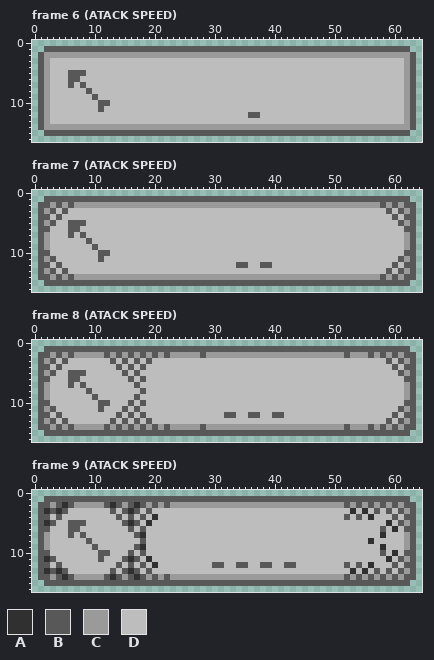
File history of a pixel-art file, assets/Hud/çlateral status.aseprite. That is the earlier state.
65x17 pixels, 20 frames. Shown: frame 6 (ATACK SPEED), frame 7 (ATACK SPEED), frame 8 (ATACK SPEED), frame 9 (ATACK SPEED). The commit also changed other frames, which this record leaves out.
Palette (. is transparent): A #303030  B #585858  C #9a9a9a  D #bdbdbd
And afterwards:
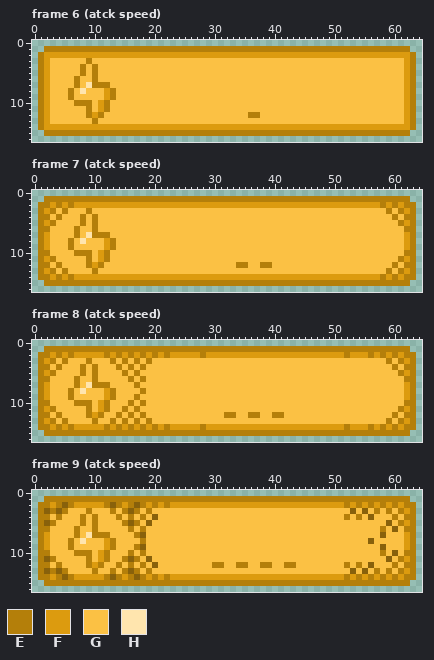
Colours new in this view: E #b47f0a  F #dc9b0f  G #fbc144  H #ffe5ae
Difference:
colour A: #303030 -> #88610b
Changed rows in their new state; - is a pixel that keeps its letter.
Frame 6 (atck speed), layers "Layer 2", "Layer 1":
first column x 1:
 1 -EEEEEEEEEEEEEEEEEEEEEEEEEEEEEEEEEEEEEEEEEEEEEEEEEEEEEEEEEEEEE-
 2 EFFFFFFFFFFFFFFFFFFFFFFFFFFFFFFFFFFFFFFFFFFFFFFFFFFFFFFFFFFFFFE
 3 EFGGGGGGEGGGGGGGGGGGGGGGGGGGGGGGGGGGGGGGGGGGGGGGGGGGGGGGGGGGGFE
 4 EFGGGGGEGEGGGGGGGGGGGGGGGGGGGGGGGGGGGGGGGGGGGGGGGGGGGGGGGGGGGFE
 5 EFGGGGGEGEGGGGGGGGGGGGGGGGGGGGGGGGGGGGGGGGGGGGGGGGGGGGGGGGGGGFE
 6 EFGGGGEGGEGGGGGGGGGGGGGGGGGGGGGGGGGGGGGGGGGGGGGGGGGGGGGGGGGGGFE
 7 EFGGGGEGHEEEGGGGGGGGGGGGGGGGGGGGGGGGGGGGGGGGGGGGGGGGGGGGGGGGGFE
 8 EFGGGEGHGGGFEGGGGGGGGGGGGGGGGGGGGGGGGGGGGGGGGGGGGGGGGGGGGGGGGFE
 9 EFGGGEGGGGGFEGGGGGGGGGGGGGGGGGGGGGGGGGGGGGGGGGGGGGGGGGGGGGGGGFE
10 EFGGGGEEEGFEGGGGGGGGGGGGGGGGGGGGGGGGGGGGGGGGGGGGGGGGGGGGGGGGGFE
11 EFGGGGGGEGFEGGGGGGGGGGGGGGGGGGGGGGGGGGGGGGGGGGGGGGGGGGGGGGGGGFE
12 EFGGGGGGEFEGGGGGGGGGGGGGGGGGGGGGGGGEEGGGGGGGGGGGGGGGGGGGGGGGGFE
13 EFGGGGGGGEGGGGGGGGGGGGGGGGGGGGGGGGGGGGGGGGGGGGGGGGGGGGGGGGGGGFE
14 EFFFFFFFFFFFFFFFFFFFFFFFFFFFFFFFFFFFFFFFFFFFFFFFFFFFFFFFFFFFFFE
15 -EEEEEEEEEEEEEEEEEEEEEEEEEEEEEEEEEEEEEEEEEEEEEEEEEEEEEEEEEEEEE-
Frame 7 (atck speed), layers "Layer 2", "Layer 1":
first column x 1:
 1 -EEEEEEEEEEEEEEEEEEEEEEEEEEEEEEEEEEEEEEEEEEEEEEEEEEEEEEEEEEEEE-
 2 EEFEFEFFFFFFFFFFFFFFFFFFFFFFFFFFFFFFFFFFFFFFFFFFFFFFFFFFFEFEFEE
 3 EFEGEGGGEGGGGGGGGGGGGGGGGGGGGGGGGGGGGGGGGGGGGGGGGGGGGGGGGGEGEFE
 4 EEGEGGGEGEGGGGGGGGGGGGGGGGGGGGGGGGGGGGGGGGGGGGGGGGGGGGGGGGGEGEE
 5 EFEGGGGEGEGGGGGGGGGGGGGGGGGGGGGGGGGGGGGGGGGGGGGGGGGGGGGGGGGGEFE
 6 EEGGGGEGGEGGGGGGGGGGGGGGGGGGGGGGGGGGGGGGGGGGGGGGGGGGGGGGGGGGGEE
 7 EFGGGGEGHEEEGGGGGGGGGGGGGGGGGGGGGGGGGGGGGGGGGGGGGGGGGGGGGGGGGFE
 8 EFGGGEGHGGGFEGGGGGGGGGGGGGGGGGGGGGGGGGGGGGGGGGGGGGGGGGGGGGGGGFE
 9 EFGGGEGGGGGFEGGGGGGGGGGGGGGGGGGGGGGGGGGGGGGGGGGGGGGGGGGGGGGGGFE
10 EEGGGGEEEGFEGGGGGGGGGGGGGGGGGGGGGGGGGGGGGGGGGGGGGGGGGGGGGGGGGEE
11 EFEGGGGGEGFEGGGGGGGGGGGGGGGGGGGGGGGGGGGGGGGGGGGGGGGGGGGGGGGGEFE
12 EEGEGGGGEFEGGGGGGGGGGGGGGGGGGGGGGEEGGEEGGGGGGGGGGGGGGGGGGGGEGEE
13 EFEGEGGGGEGGGGGGGGGGGGGGGGGGGGGGGGGGGGGGGGGGGGGGGGGGGGGGGGEGEFE
14 EEFEFEFFFFFFFFFFFFFFFFFFFFFFFFFFFFFFFFFFFFFFFFFFFFFFFFFFFEFEFEE
15 -EEEEEEEEEEEEEEEEEEEEEEEEEEEEEEEEEEEEEEEEEEEEEEEEEEEEEEEEEEEEE-
Frame 8 (atck speed), layers "Layer 2", "Layer 1":
first column x 1:
 1 -EEEEEEEEEEEEEEEEEEEEEEEEEEEEEEEEEEEEEEEEEEEEEEEEEEEEEEEEEEEEE-
 2 EEFEFEFFFFFEFEFEFEFEFEFFFFFEFFFFFFFFFFFFFFFFFFFFFFFEFFFEFEFEFEE
 3 EFEGEGGGEGGGEGEGEGEGGGGGGGGGGGGGGGGGGGGGGGGGGGGGGGGGGGGGGGEGEFE
 4 EEGEGGGEGEGGGEGEGEGGGGGGGGGGGGGGGGGGGGGGGGGGGGGGGGGGGGGGGGGEGEE
 5 EFEGGGGEGEGGGGEGEGGGGGGGGGGGGGGGGGGGGGGGGGGGGGGGGGGGGGGGGGGGEFE
 6 EEGGGGEGGEGGGGGEGEGGGGGGGGGGGGGGGGGGGGGGGGGGGGGGGGGGGGGGGGGGGEE
 7 EFGGGGEGHEEEGGGGEGGGGGGGGGGGGGGGGGGGGGGGGGGGGGGGGGGGGGGGGGGGGFE
 8 EFGGGEGHGGGFEGGGGEGGGGGGGGGGGGGGGGGGGGGGGGGGGGGGGGGGGGGGGGGGGFE
 9 EFGGGEGGGGGFEGGGEGGGGGGGGGGGGGGGGGGGGGGGGGGGGGGGGGGGGGGGGGGGGFE
10 EEGGGGEEEGFEGGGEGEGGGGGGGGGGGGGGGGGGGGGGGGGGGGGGGGGGGGGGGGGGGEE
11 EFEGGGGGEGFEGGEGEGGGGGGGGGGGGGGGGGGGGGGGGGGGGGGGGGGGGGGGGGGGEFE
12 EEGEGGGGEFEGGEGEGEGGGGGGGGGGGGGEEGGEEGGEEGGGGGGGGGGGGGGGGGGEGEE
13 EFEGEGGGGEGGEGEGEGEGGGGGGGGGGGGGGGGGGGGGGGGGGGGGGGGGGGGGGGEGEFE
14 EEFEFEFFFFFEFEFEFEFEFEFFFFFEFFFFFFFFFFFFFFFFFFFFFFFEFFFEFEFEFEE
15 -EEEEEEEEEEEEEEEEEEEEEEEEEEEEEEEEEEEEEEEEEEEEEEEEEEEEEEEEEEEEE-
Frame 9 (atck speed), layers "Layer 2", "Layer 1":
first column x 1:
 1 -EEEEEEEEEEEEEEEEEEEEEEEEEEEEEEEEEEEEEEEEEEEEEEEEEEEEEEEEEEEEE-
 2 EEFE-EFFFFFE-EFE-EFEFEFFFFFFFFFFFFFFFFFFFFFFFFFFFFFEFEFEFEFEFEE
 3 E-E-EGGGEGGGEGE-EGEGGGGGGGGGGGGGGGGGGGGGGGGGGGGGGGGG-G-GEGEGEFE
 4 EEGEGGGEGEGGGEGEGEG-GGGGGGGGGGGGGGGGGGGGGGGGGGGGGGGEGEG-GGGEGEE
 5 E-EGGGGEGEGGGGE-EG-GGGGGGGGGGGGGGGGGGGGGGGGGGGGGGGGGGGGGGG-GEFE
 6 EEGGGGEGGEGGGGGEGEGGGGGGGGGGGGGGGGGGGGGGGGGGGGGGGGGGGGGGGEG-GEE
 7 EFGGGGEGHEEEGGGGE-GGGGGGGGGGGGGGGGGGGGGGGGGGGGGGGGGGGGGGG-GGGFE
 8 EFGGGEGHGGGFEGGGGEGGGGGGGGGGGGGGGGGGGGGGGGGGGGGGGGGGGGG-GGGGGFE
 9 EFGGGEGGGGGFEGGGE-GGGGGGGGGGGGGGGGGGGGGGGGGGGGGGGGGGGGGGG-GGGFE
10 EEGGGGEEEGFEGGGEGEGGGGGGGGGGGGGGGGGGGGGGGGGGGGGGGGGGGGGGGEG-GEE
11 E-EGGGGGEGFEGGE-EG-GGGGGGGGGGGGGGGGGGGGGGGGGGGGGGGGGGGGGGG-GEFE
12 EEGEGGGGEFEGGEGEGEG-GGGGGGGGGEEGGEEGGEEGGEEGGGGGGGGEGEG-GGGEGEE
13 E-E-EGGGGEGGEGE-EGEGGGGGGGGGGGGGGGGGGGGGGGGGGGGGGGGG-G-GEGEGEFE
14 EEFE-EFFFFFE-EFE-EFEFEFFFFFFFFFFFFFFFFFFFFFFFFFFFFFEFEFEFEFEFEE
15 -EEEEEEEEEEEEEEEEEEEEEEEEEEEEEEEEEEEEEEEEEEEEEEEEEEEEEEEEEEEEE-
